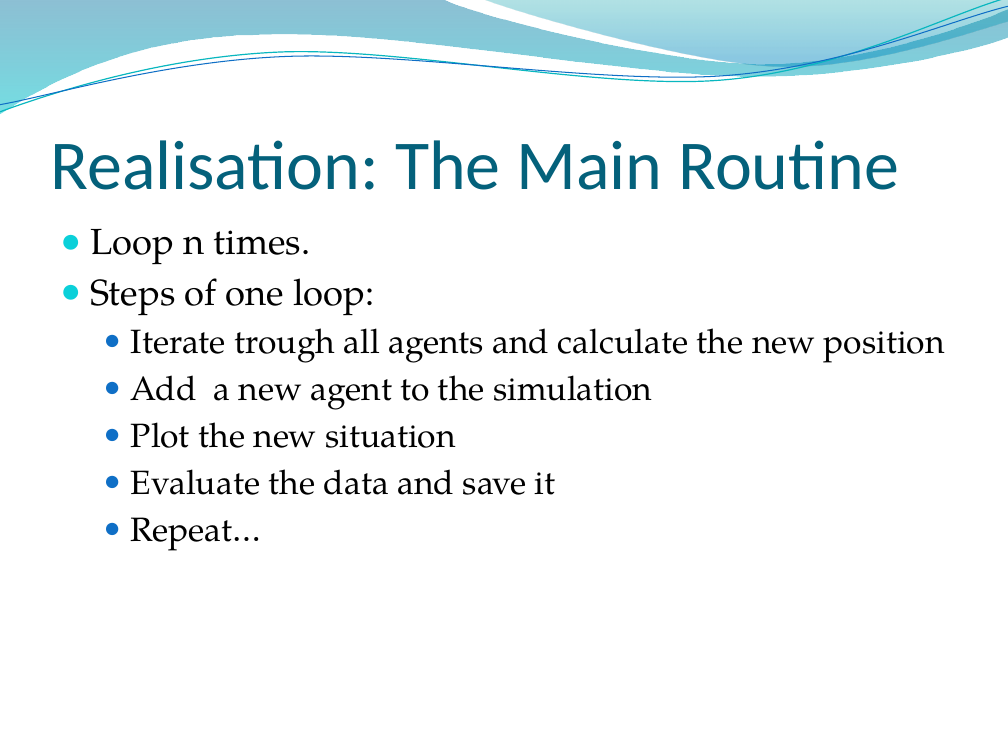
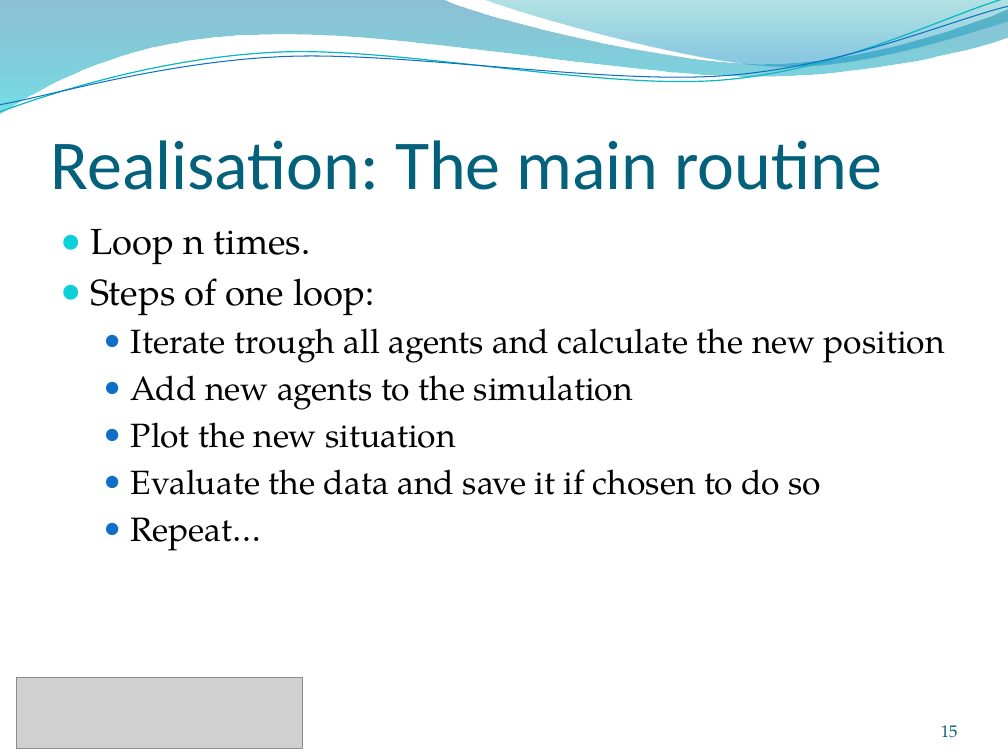
Before and after one commit to ratheile/MSSSM, a slide deck: slide 15 of presentation/Presentation.pptx. Drawn at 1008x756 pixels with LibreOffice and Linux fonts; fonts in the diff are those of the drawing; grey boxes stand for pictures; background and template pictures are left out. Boxes give left, top, right and bottom in pixels: in the first picture for what was removed or moved away, otherwise in the second. Text is boxed around its words. In the diff, an @@ line names an element or a change of style, - is before the commit and + after.

```diff
--- a/presentation/Presentation.pptx
+++ b/presentation/Presentation.pptx
@@ title at (x1=50, y1=140, x2=881, y2=190): text changed @@
-Realisation: The Main Routine
+Realisation: The main routine
@@ text at (x1=131, y1=375, x2=633, y2=410): text changed @@
-  ● Add a new agent to the simulation
+  ● Add new agents to the simulation
@@ text at (x1=131, y1=469, x2=822, y2=495): text changed @@
-  ● Evaluate the data and save it
+  ● Evaluate the data and save it if chosen to do so
@@ picture added at (x1=17, y1=677, x2=302, y2=749) @@
@@ page number added at (x1=941, y1=725, x2=958, y2=738), 12 pt, text #045D75 @@
+15
```
Also in this commit, not shown: 23 other slides changed, 1 other file.
